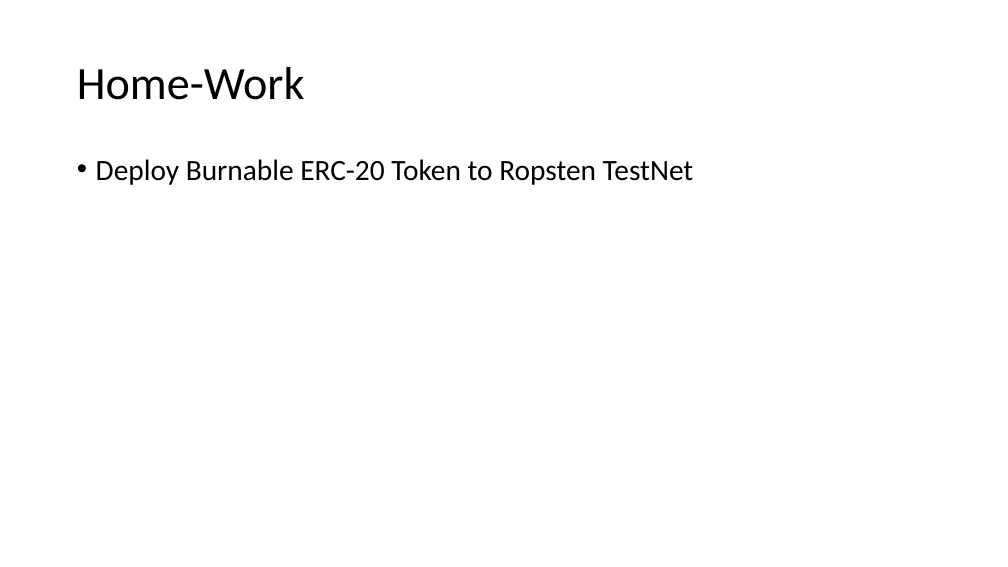
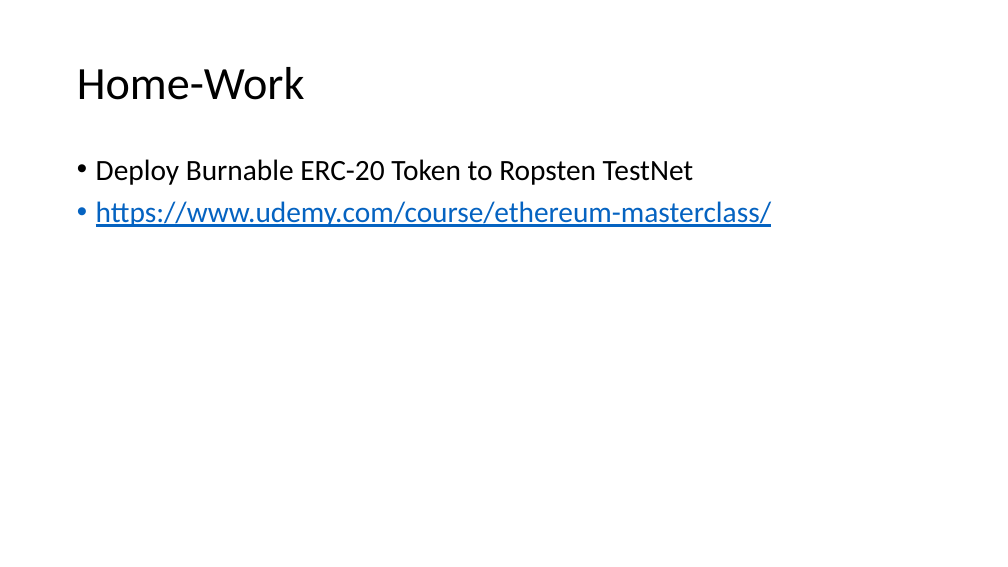
Before and after one commit to 4IRE-Labs/academy-practice, a slide deck: slide 17 of ppts/Lecture 2.pptx. Drawn at 1008x567 pixels with LibreOffice and Linux fonts; fonts in the diff are those of the drawing. Boxes give left, top, right and bottom in pixels: in the first picture for what was removed or moved away, otherwise in the second. Text is boxed around its words. In the diff, an @@ line names an element or a change of style, - is before the commit and + after.

```diff
--- a/ppts/Lecture 2.pptx
+++ b/ppts/Lecture 2.pptx
@@ text at <box>96,201,771,227</box>: paragraph added @@
+• https://www.udemy.com/course/ethereum-masterclass/
```
Also in this commit, not shown: 1 other slide changed.
